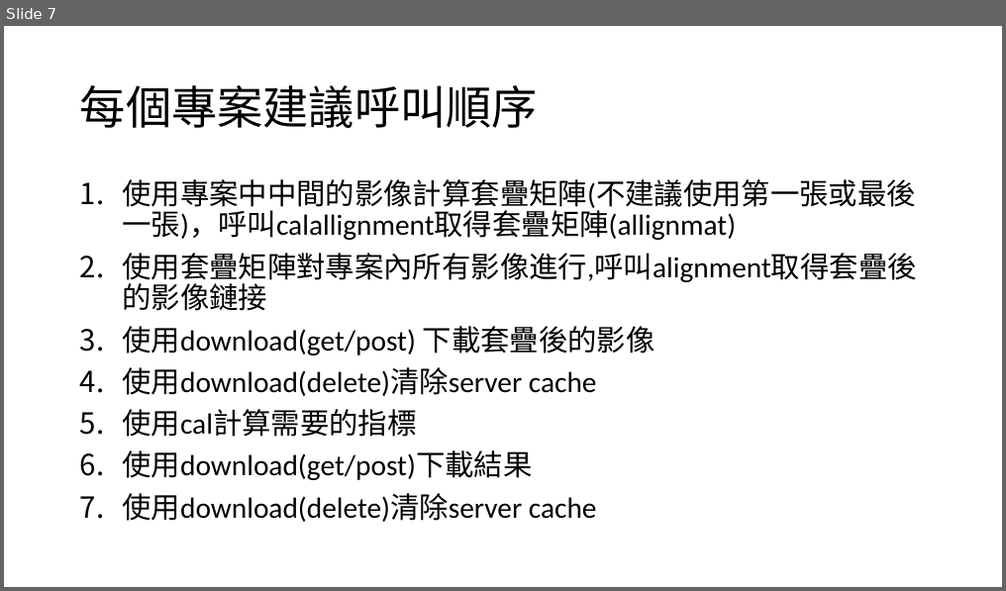
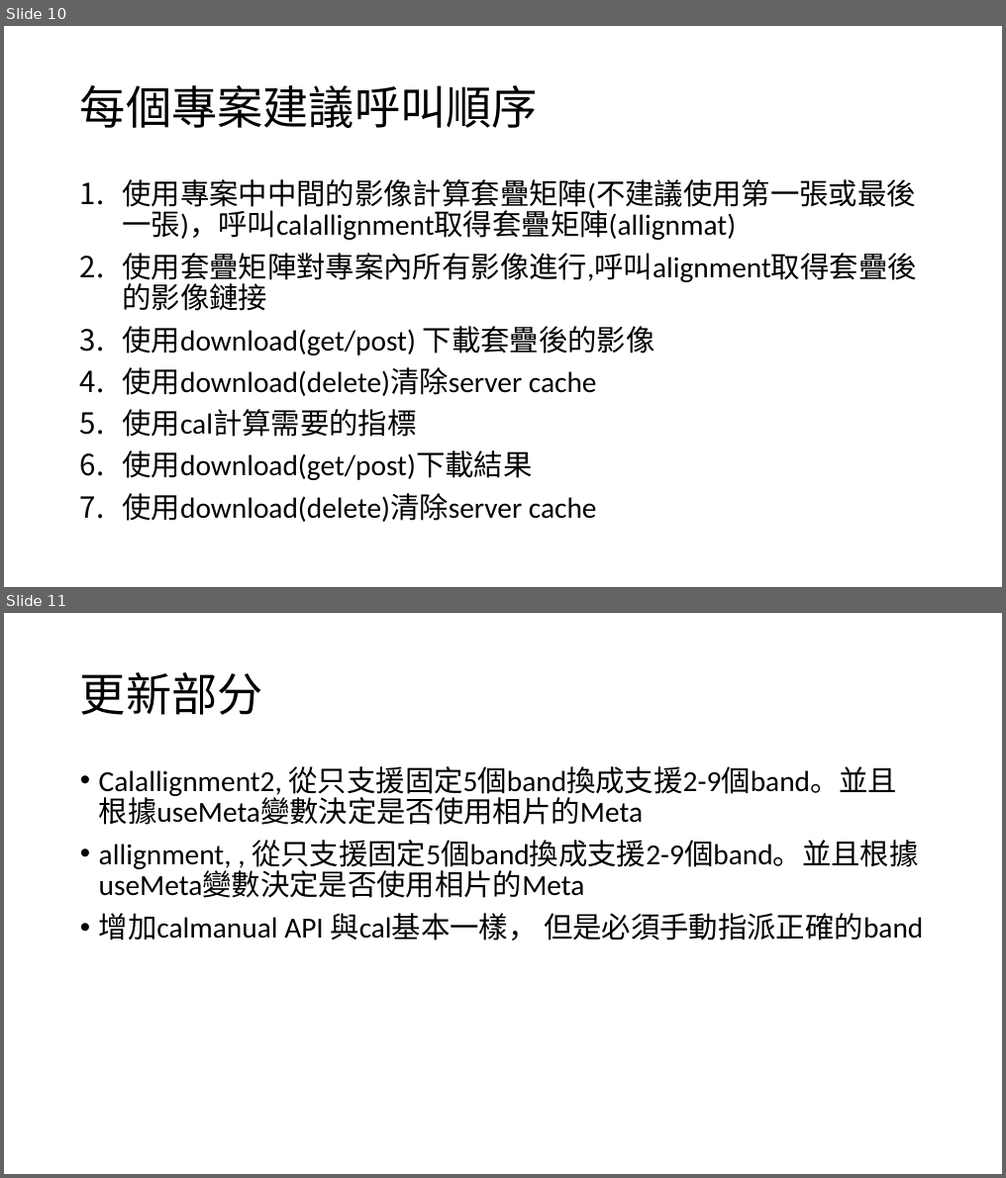
Before and after one commit to hongping1224/MicasenseMX30API, a slide deck: MicasenseMX30API.pptx. Shown one above the other, each under a label of ours: slide 7 before the commit, slides 10 and 11 after it. The pictures are 1006x591 and 1006x1178 pixels, drawn with LibreOffice and Linux fonts; fonts in the diff are those of the drawing. Boxes give left, top, right and bottom in pixels: in the first picture for what was removed or moved away, otherwise in the second. Text is boxed around its words. In the diff, an @@ line names an element or a change of style, - is before the commit and + after.

```diff
--- a/MicasenseMX30API.pptx
+++ b/MicasenseMX30API.pptx
@@ slide 11 added at (x1=4, y1=613, x2=1002, y2=1174), background #FFFFFF @@
@@ title added at (x1=80, y1=672, x2=263, y2=715), 44 pt, text #000000 @@
+更新部分
@@ text added at (x1=99, y1=766, x2=923, y2=941), 28 pt, text #000000 @@
+• Calallignment2, 從只支援固定5個band換成支援2-9個band。並且根據useMeta變數決定是否使用相片的Meta
+• allignment, , 從只支援固定5個band換成支援2-9個band。並且根據useMeta變數決定是否使用相片的Meta
+• 增加calmanual API 與cal基本一樣， 但是必須手動指派正確的band
@@ what was slide 7 is now slide 10 @@
```
Also in this commit, not shown: 3 slides changed, 3 other slides added, 15 other files.
